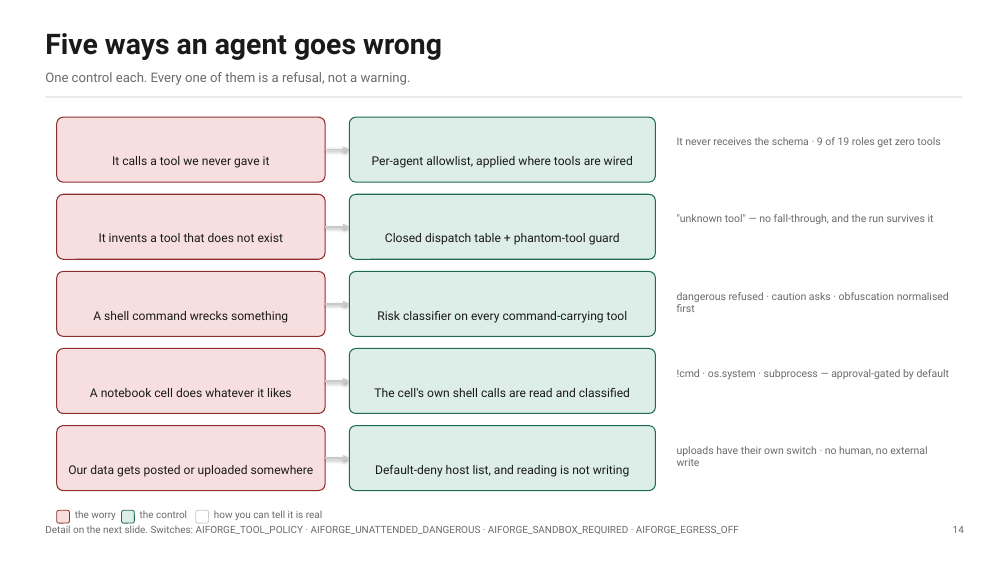
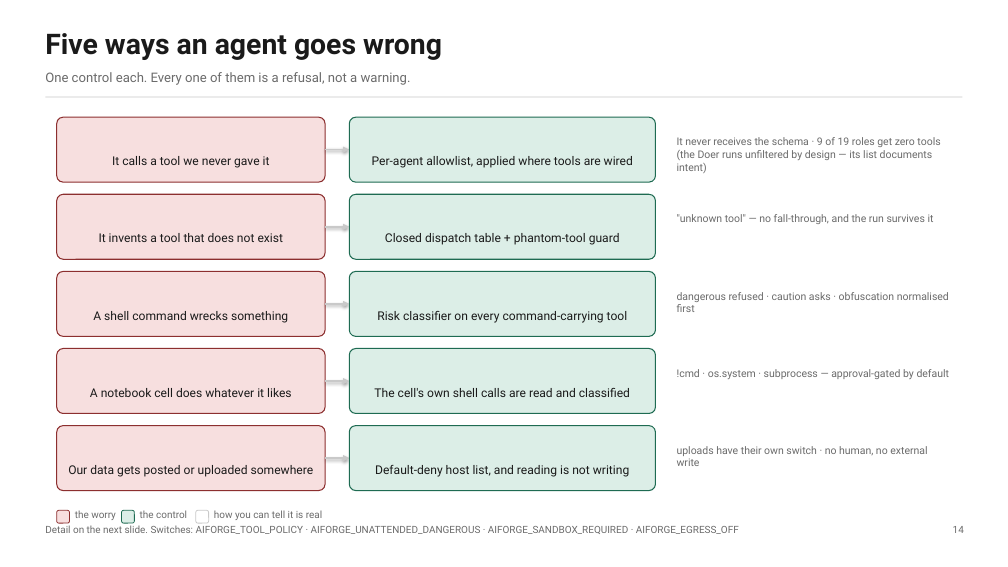
Before and after one commit to Manikanta-Reddy-Pasala/AIForgeCrew, a slide deck: slide 15 of docs/AIForgeCrew-Overview.pptx. Drawn at 1008x567 pixels with LibreOffice and Linux fonts; fonts in the diff are those of the drawing. Boxes give left, top, right and bottom in pixels: in the first picture for what was removed or moved away, otherwise in the second. Text is boxed around its words. In the diff, an @@ line names an element or a change of style, - is before the commit and + after.

```diff
--- a/docs/AIForgeCrew-Overview.pptx
+++ b/docs/AIForgeCrew-Overview.pptx
@@ text at bbox=[677, 150, 932, 173]: paragraph added @@
+(the Doer runs unfiltered by design — its list documents intent)
```
Also in this commit, not shown: 1 other slide changed, 1 other file.
